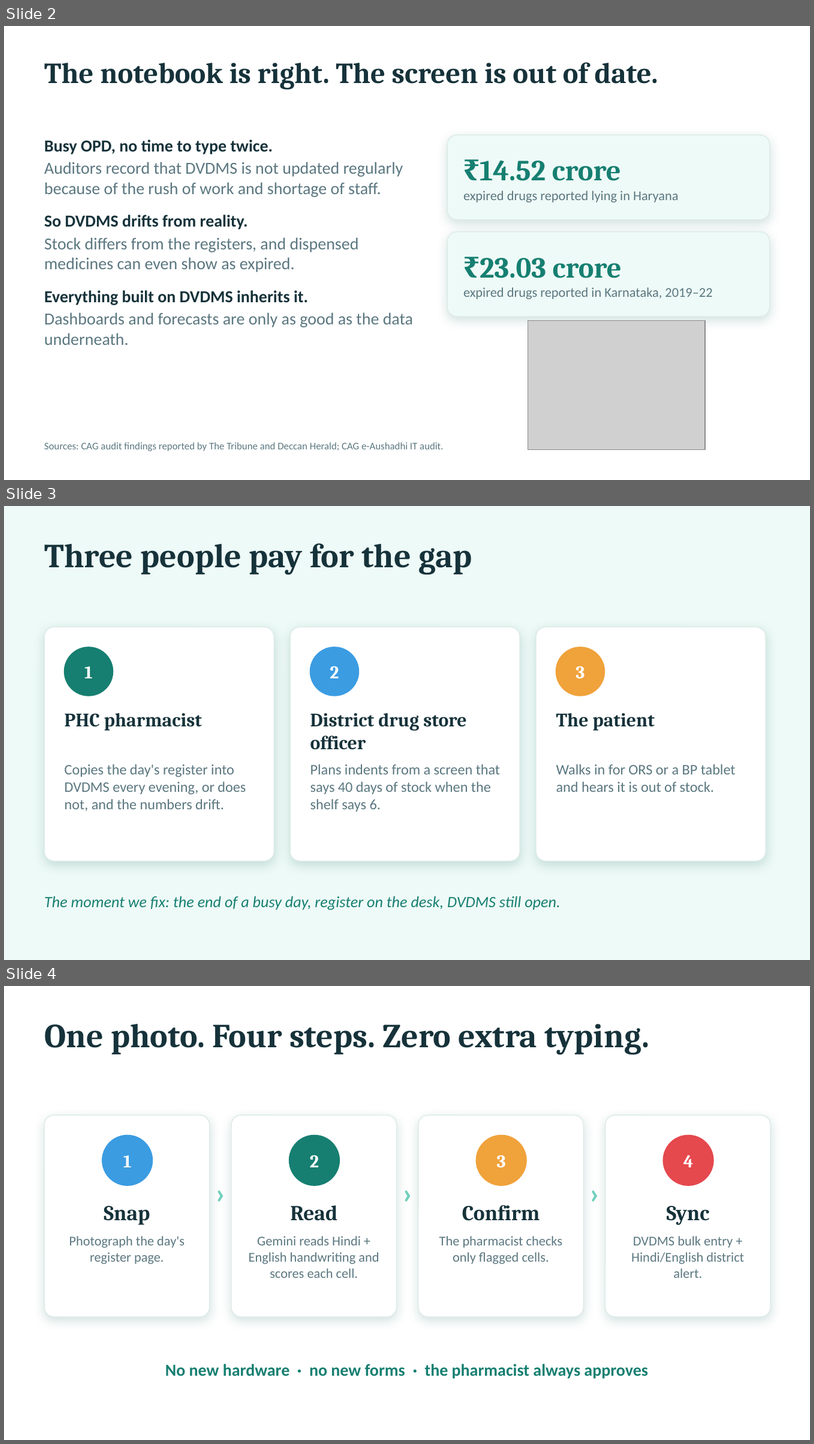
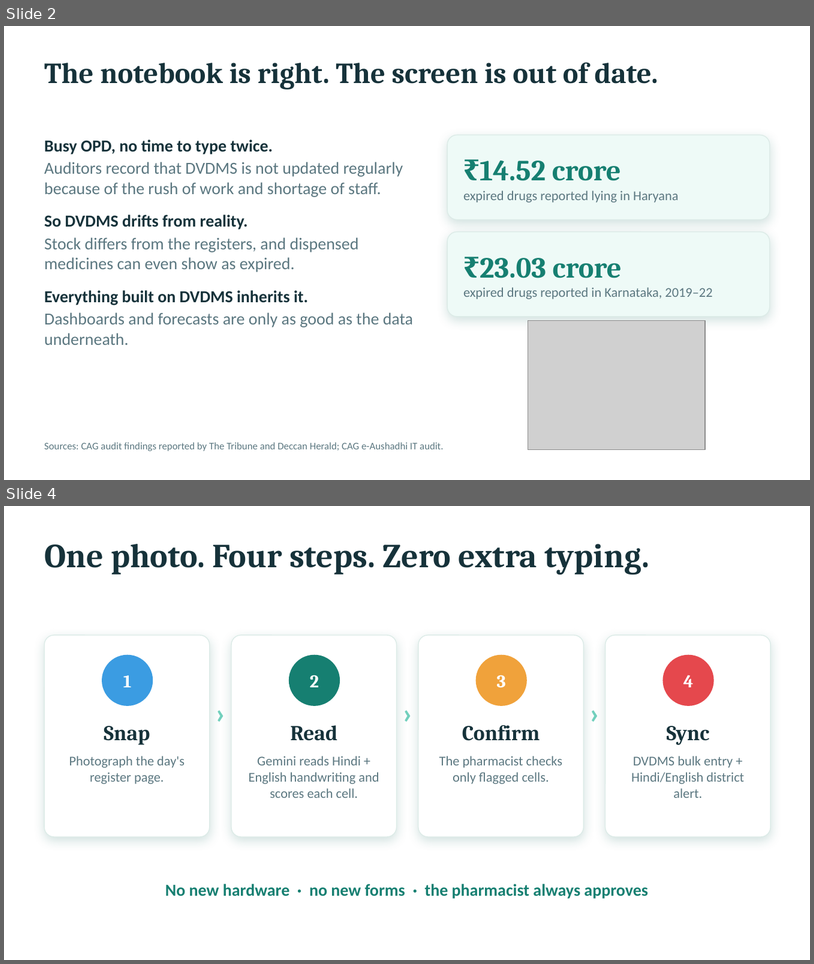
Before and after one commit to maurya-aryan/register-lens, a slide deck: docs/deck/Register-Lens-pitch-deck.pptx. Shown one above the other, each under a label of ours: slides 2, 3 and 4 before the commit, slides 2 and 4 after it; the slides between them are not shown. The pictures are 814x1444 and 814x964 pixels, drawn with LibreOffice and Linux fonts; fonts in the diff are those of the drawing; grey boxes stand for pictures. Boxes give left, top, right and bottom in pixels: in the first picture for what was removed or moved away, otherwise in the second. Text is boxed around its words. In the diff, an @@ line names an element or a change of style, - is before the commit and + after.

```diff
--- a/docs/deck/Register-Lens-pitch-deck.pptx
+++ b/docs/deck/Register-Lens-pitch-deck.pptx
@@ slide 3 removed at (4,506,810,960), background #EEFAF7 @@
@@ text removed at (44,543,472,575) @@
-Three people pay for the gap
@@ rounded rectangle removed at (44,627,274,861) @@
@@ rounded rectangle removed at (290,627,520,861) @@
@@ rounded rectangle removed at (536,627,766,861) @@
@@ ellipse removed at (65,647,113,696) @@
@@ ellipse removed at (311,647,359,696) @@
@@ ellipse removed at (557,647,605,696) @@
@@ text removed at (84,666,93,678) @@
-1
@@ text removed at (330,666,339,678) @@
-2
@@ text removed at (576,666,585,678) @@
-3
@@ text removed at (65,713,202,730) @@
-PHC pharmacist
@@ text removed at (311,713,467,750) @@
-District drug store officer
@@ text removed at (557,713,655,730) @@
-The patient
@@ text removed at (65,764,246,811) @@
-Copies the day's register into DVDMS every evening, or does not, and the numbers drift.
@@ text removed at (311,764,500,811) @@
-Plans indents from a screen that says 40 days of stock when the shelf says 6.
@@ text removed at (557,764,736,792) @@
-Walks in for ORS or a BP tablet and hears it is out of stock.
@@ text removed at (44,896,560,910) @@
-The moment we fix: the end of a busy day, register on the desk, DVDMS still open.
```
Also in this commit, not shown: 3 slides changed, 2 slides added, 1 other slide removed, 20 other files.
